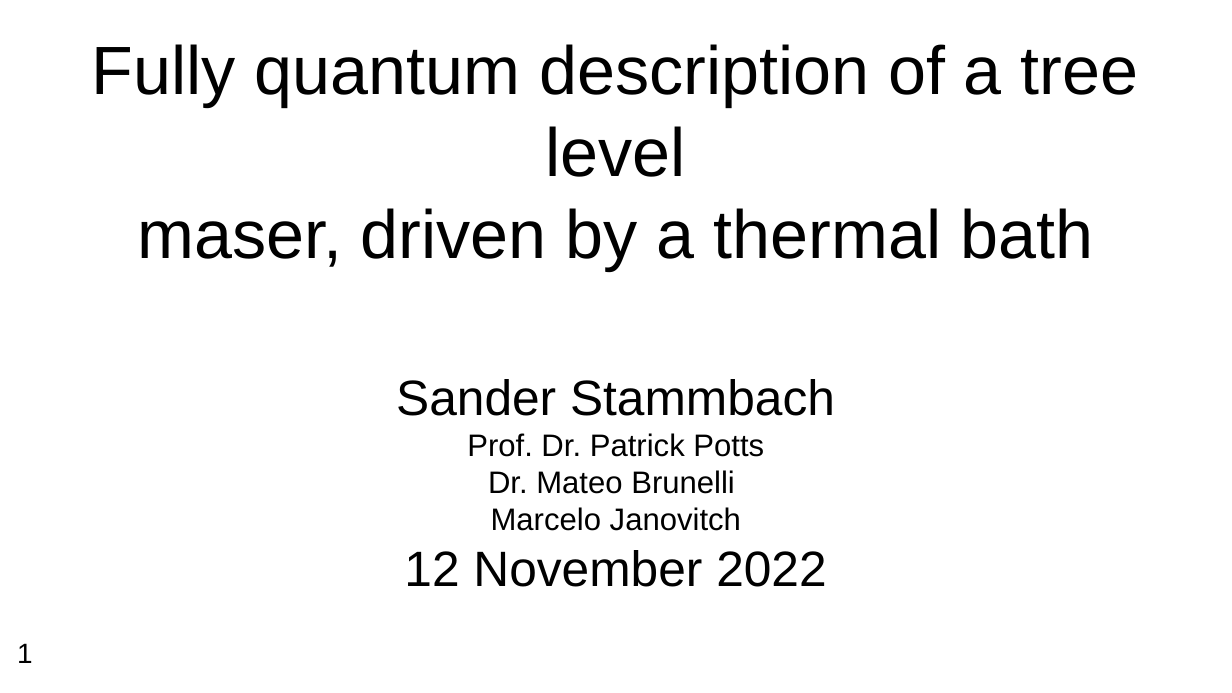
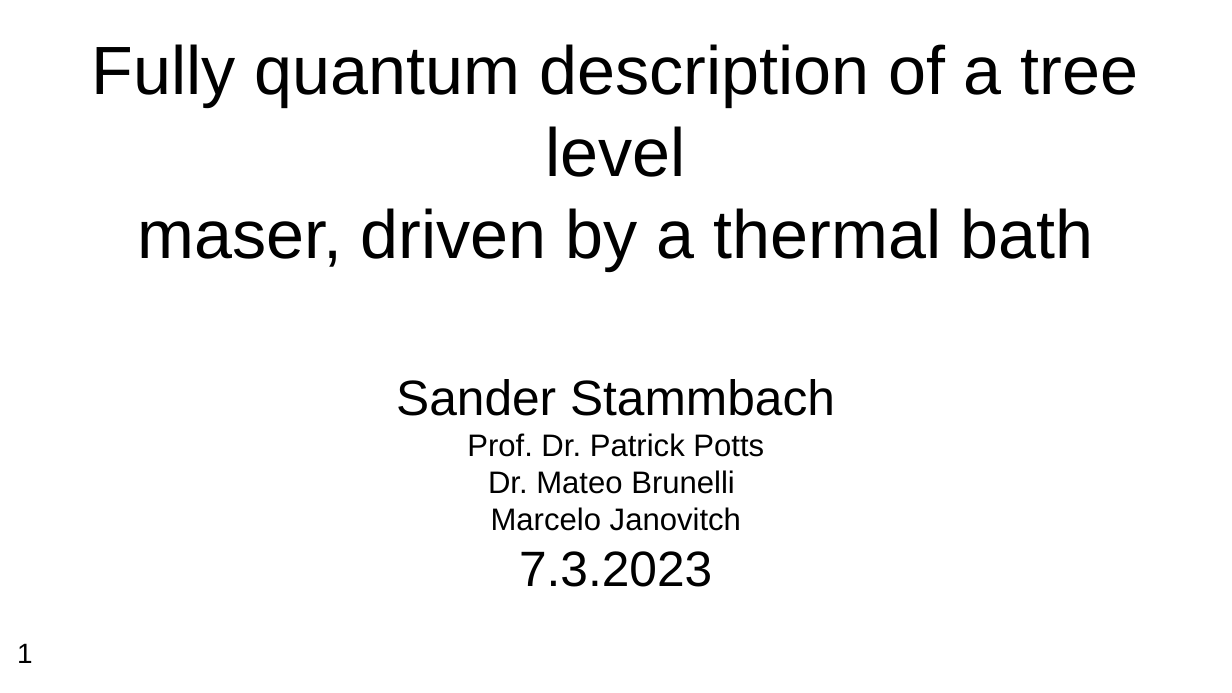
Before and after one commit to SanderStammbach/Sanders-Studium, a slide deck: slide 1 of Master-Projekt/Vortrag.odp. Drawn at 1232x693 pixels with LibreOffice and Linux fonts; fonts in the diff are those of the drawing; background and template pictures are left out. Boxes give left, top, right and bottom in pixels: in the first picture for what was removed or moved away, otherwise in the second. Text is boxed around its words. In the diff, an @@ line names an element or a change of style, - is before the commit and + after.

```diff
--- a/Master-Projekt/Vortrag.odp
+++ b/Master-Projekt/Vortrag.odp
@@ subtitle at box(519, 551, 712, 587): text changed @@
-12 November 2022
+7.3.2023
```
Also in this commit, not shown: 3 other slides changed, 2 slides added, 1 slide removed, 2 other files.
